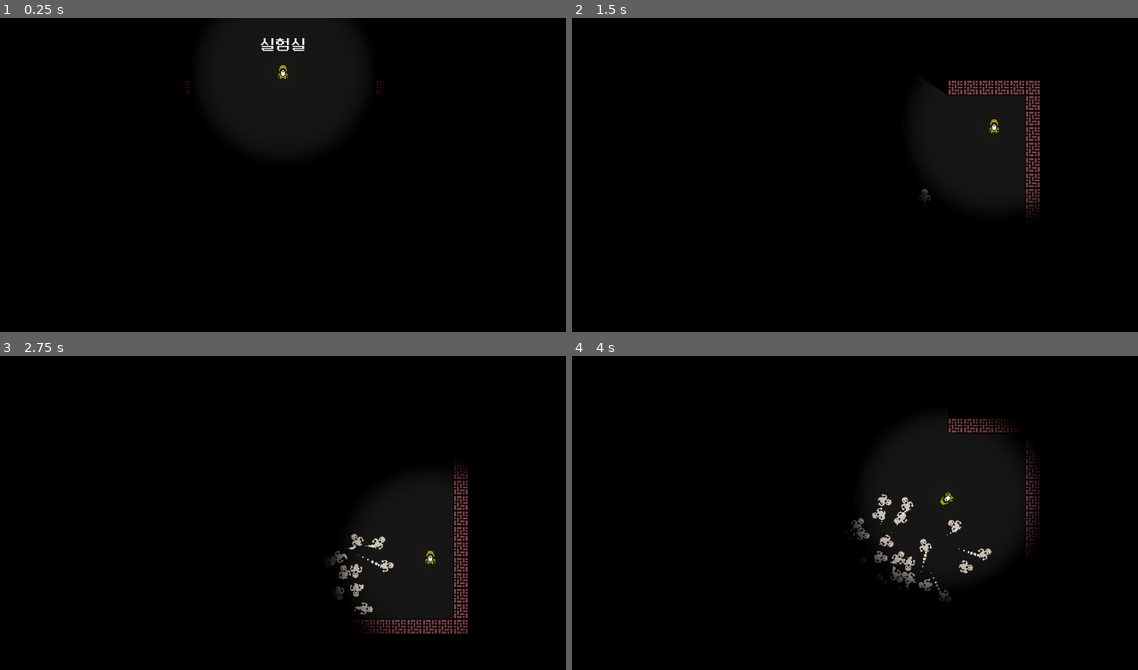
Above: before the commit, frames 1-4 (two rows, left to right).
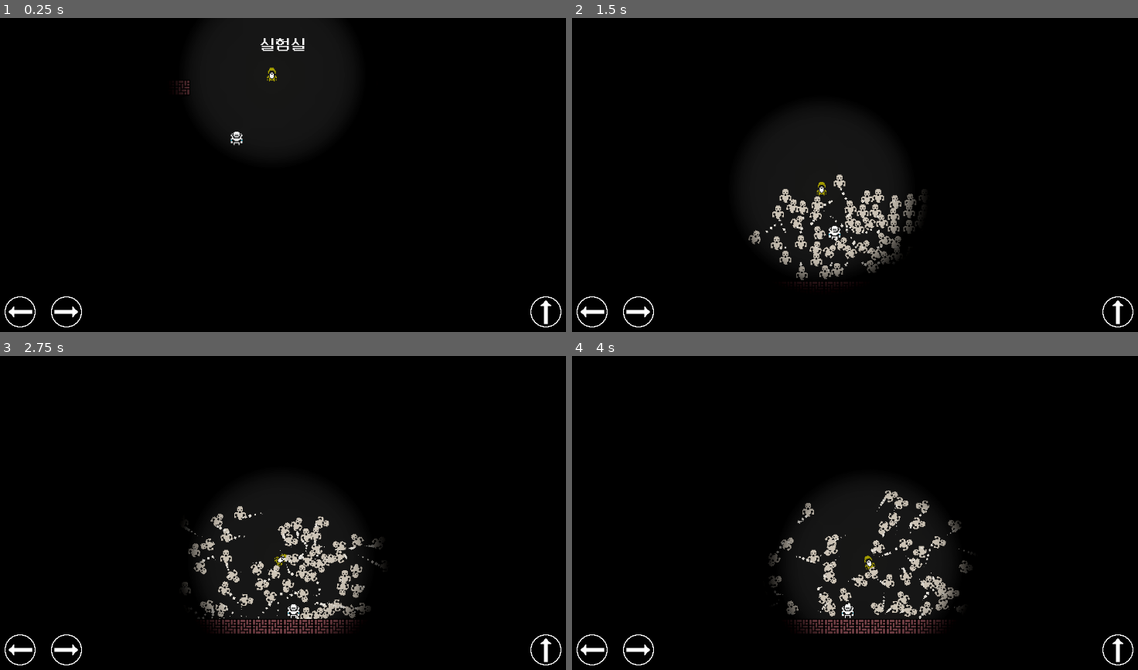
Above: after the commit, the same moments.

Repository: rhdehgks/Defense
Game: Godot game, scene res://game_screen/game.tscn
Same seed, same stepped clock (60 frames per second), same inputs: the game is played once before the commit and once after it.
Inputs (mouse positions are in pixels of both pictures, inside the frame that each line leads up to):
- Up to frame 1 (0.25 s): no input
- Up to frame 2 (1.5 s): move the mouse to (990, 175) at 0.52 s; hold Right (ui_right) 0.53-1.28 s; click (990, 175) at 0.67 s; move the mouse to (730, 209) at 1.27 s; hold Down (ui_down) from 1.28 s (still down); click (730, 209) at 1.42 s
- Up to frame 3 (2.75 s): move the mouse to (345, 453) at 2.02 s; release Down (ui_down) at 2.03 s; hold Right (ui_right) from 2.03 s (still down); click (345, 453) at 2.17 s
- Up to frame 4 (4 s): move the mouse to (826, 600) at 2.77 s; release Right (ui_right) at 2.78 s; hold Up (ui_up) 2.78-3.53 s; click (826, 600) at 2.92 s; move the mouse to (1041, 582) at 3.52 s; hold Left (ui_left) from 3.53 s (still down); click (1041, 582) at 3.67 s

The runs differ from the first frame. In frame 1, 0.7% of the frame differs, in the area x 0-100%, y 15-99%; in frame 2, 4.3%; in frame 3, 5.5%, in the area x 0-100%, y 34-99%; in frame 4, 5.1%.

Commit message:
모바일 터치 버튼 추가

Diff:
--- /dev/null
+++ b/game_screen/astroneer.gd
@@ -0,0 +1,16 @@
+extends RigidBody2D
+
+var direction := Vector2(0, 0)
+var speed := 800
+var jump_strength := 400
+
+func _process(delta):
+	direction = Vector2(
+		int(Input.is_action_pressed("ui_right")) - int(Input.is_action_pressed("ui_left")),
+		0
+	).normalized()
+	if Input.is_action_just_pressed("ui_up"):
+		apply_impulse(Vector2(0, -jump_strength))
+
+func _physics_process(delta):
+	apply_force(direction * speed)
--- /dev/null
+++ b/game_screen/astroneer.tscn
@@ -0,0 +1,32 @@
+[gd_scene load_steps=6 format=3 uid="uid://c02cped3h1jiw"]
+
+[ext_resource type="Script" path="res://game_screen/astroneer.gd" id="1_ewprm"]
+[ext_resource type="Texture2D" uid="uid://sgmkd62pwg6f" path="res://assets/astroneer.png" id="1_w4wu5"]
+[ext_resource type="PackedScene" uid="uid://b58eeuwfrhyr" path="res://game_screen/screen_wrapper.tscn" id="3_h1buo"]
+
+[sub_resource type="PhysicsMaterial" id="PhysicsMaterial_0vbs5"]
+friction = 0.0
+
+[sub_resource type="CircleShape2D" id="CircleShape2D_gjutg"]
+radius = 16.0
+
+[node name="Astroneer" type="Node2D"]
+
+[node name="RigidBody2D" type="RigidBody2D" parent="."]
+position = Vector2(544, 224)
+physics_material_override = SubResource("PhysicsMaterial_0vbs5")
+max_contacts_reported = 5
+contact_monitor = true
+can_sleep = false
+lock_rotation = true
+freeze_mode = 1
+linear_damp = 2.0
+script = ExtResource("1_ewprm")
+
+[node name="Sprite2D" type="Sprite2D" parent="RigidBody2D"]
+texture = ExtResource("1_w4wu5")
+
+[node name="CollisionShape2D" type="CollisionShape2D" parent="RigidBody2D"]
+shape = SubResource("CircleShape2D_gjutg")
+
+[node name="ScreenWrapper" parent="RigidBody2D" instance=ExtResource("3_h1buo")]
--- /dev/null
+++ b/game_screen/fairy.gd
@@ -0,0 +1,35 @@
+extends RigidBody2D
+
+var speed := 800
+var strength := 400
+
+var follow_intensity := 10
+var rotation_intensity := 5
+
+@onready var astroneer: RigidBody2D = $"/root/Game/Screen/World/Astroneer/RigidBody2D"
+@onready var screen_wrapper: ScreenWrapper = $"ScreenWrapper"
+
+func _ready():
+	print(astroneer)
+
+func _physics_process(delta):
+	_follow(astroneer, Vector2(0, -32 * 3), follow_intensity)
+	_keep_angle(0, rotation_intensity)
+
+func _follow(target: Node2D, offset: Vector2, intensity: float):
+	var target_position
+	if screen_wrapper:
+		target_position = screen_wrapper.get_wrapped_position(target.global_position + offset)
+	else:
+		target_position = target.global_position + offset
+	var direction_to_target = global_position.direction_to(target_position)
+	var distance_to_target = global_position.distance_to(target_position)
+	apply_force(direction_to_target * distance_to_target * intensity)
+
+func _keep_angle(angle: float, intensity: float):
+	var angle_difference = fmod(angle - self.rotation, PI * 2)
+	if angle_difference > PI:
+		angle_difference -= PI * 2
+	elif angle_difference < -PI:
+		angle_difference += PI * 2
+	apply_torque_impulse(angle_difference * intensity)
--- /dev/null
+++ b/game_screen/fairy.tscn
@@ -0,0 +1,42 @@
+[gd_scene load_steps=6 format=3 uid="uid://dmnuo5txrupga"]
+
+[ext_resource type="Script" path="res://game_screen/fairy.gd" id="1_nbmj6"]
+[ext_resource type="Texture2D" uid="uid://brcsu66vn2qxu" path="res://assets/grandfather.png" id="2_sebre"]
+[ext_resource type="Texture2D" uid="uid://dhuxch7ibr456" path="res://assets/light.png" id="3_jbojs"]
+
+[sub_resource type="PhysicsMaterial" id="PhysicsMaterial_ej6p6"]
+rough = true
+bounce = 0.3
+
+[sub_resource type="CircleShape2D" id="CircleShape2D_ee871"]
+
+[node name="Fairy" type="Node2D"]
+
+[node name="RigidBody2D" type="RigidBody2D" parent="."]
+physics_material_override = SubResource("PhysicsMaterial_ej6p6")
+gravity_scale = 0.0
+continuous_cd = 2
+max_contacts_reported = 5
+contact_monitor = true
+can_sleep = false
+freeze_mode = 1
+linear_damp = 2.0
+script = ExtResource("1_nbmj6")
+
+[node name="Sprite2D" type="Sprite2D" parent="RigidBody2D"]
+texture = ExtResource("2_sebre")
+
+[node name="CollisionShape2D" type="CollisionShape2D" parent="RigidBody2D"]
+shape = SubResource("CircleShape2D_ee871")
+
+[node name="PointLight2D" type="PointLight2D" parent="RigidBody2D"]
+blend_mode = 2
+shadow_enabled = true
+texture = ExtResource("3_jbojs")
+texture_scale = 2.0
+
+[node name="TileMapLight" type="PointLight2D" parent="RigidBody2D"]
+blend_mode = 2
+range_item_cull_mask = 2
+texture = ExtResource("3_jbojs")
+texture_scale = 2.0
--- a/game_screen/game.tscn
+++ b/game_screen/game.tscn
@@ -1,11 +1,13 @@
-[gd_scene load_steps=13 format=3 uid="uid://c3vpuhsddsbu4"]
+[gd_scene load_steps=15 format=3 uid="uid://daoqqc8duxm3e"]
 
 [ext_resource type="Script" path="res://game_screen/game_screen.gd" id="1_6cie3"]
-[ext_resource type="PackedScene" uid="uid://esounq5240jt" path="res://game_screen/player.tscn" id="2_0nfae"]
+[ext_resource type="PackedScene" uid="uid://dmnuo5txrupga" path="res://game_screen/fairy.tscn" id="2_0nfae"]
 [ext_resource type="Script" path="res://game_screen/fps.gd" id="2_rv8ud"]
 [ext_resource type="FontFile" uid="uid://b3op7qbt8ij11" path="res://assets/fonts/neodgm.ttf" id="2_w4jh1"]
 [ext_resource type="Texture2D" uid="uid://qpsegmc5j3b8" path="res://assets/wall.png" id="3_aen42"]
 [ext_resource type="PackedScene" uid="uid://q811fyeupiqh" path="res://game_screen/ghost.tscn" id="5_sgdfv"]
+[ext_resource type="PackedScene" uid="uid://c02cped3h1jiw" path="res://game_screen/astroneer.tscn" id="7_avu7q"]
+[ext_resource type="PackedScene" uid="uid://dbn3hxkmb7jrk" path="res://game_screen/touch_ui.tscn" id="8_0tdja"]
 
 [sub_resource type="PhysicsMaterial" id="PhysicsMaterial_hvon4"]
 bounce = 1.0
@@ -37,7 +39,7 @@
 glow_levels/1 = 2.0
 glow_levels/2 = 2.0
 glow_levels/3 = 0.0
-glow_intensity = 1.0
+glow_strength = 0.8
 glow_bloom = 0.05
 glow_blend_mode = 1
 
@@ -116,9 +118,8 @@
 horizontal_alignment = 1
 vertical_alignment = 1
 
-[node name="Player" parent="Screen/World" instance=ExtResource("2_0nfae")]
+[node name="Fairy" parent="Screen/World" instance=ExtResource("2_0nfae")]
 position = Vector2(640, 112)
-scale = Vector2(2, 2)
 
 [node name="Ghosts" type="Node2D" parent="Screen/World"]
 
@@ -278,8 +279,12 @@
 format = 2
 layer_0/tile_data = PackedInt32Array(262152, 0, 0, 327688, 0, 0, 393224, 0, 0, 458760, 0, 0, 524296, 0, 0, 589832, 0, 0 …(783 unchanged characters)…
 
+[node name="Astroneer" parent="Screen/World" instance=ExtResource("7_avu7q")]
+
 [node name="CanvasModulate" type="CanvasModulate" parent="."]
 color = Color(0, 0, 0, 1)
 
 [node name="WorldEnvironment" type="WorldEnvironment" parent="."]
 environment = SubResource("Environment_qrmiv")
+
+[node name="TouchUI" parent="." instance=ExtResource("8_0tdja")]
--- a/game_screen/ghost.gd
+++ b/game_screen/ghost.gd
@@ -1,14 +1,10 @@
 extends RigidBody2D
 
 @onready var timer := $Timer
-@onready var screen_size := get_viewport_rect().size
 
 func _ready():
 	timer.wait_time = randf_range(1, 2)
 	timer.start()
-
-func _physics_process(delta):
-	_screen_wrap()
 
 func _on_timer_timeout():
 	apply_impulse(_get_random_direction() * 100)
@@ -16,13 +12,3 @@
 
 func _get_random_direction():
 	return Vector2(randf_range(-1, 1), randf_range(-1, 1)).normalized()
-
-func _screen_wrap():
-	if global_position.x > screen_size.x:
-		global_position.x = 0
-	if global_position.x < 0:
-		global_position.x = screen_size.x
-	if global_position.y > screen_size.y:
-		global_position.y = 0
-	if global_position.y < 0:
-		global_position.y = screen_size.y
--- a/game_screen/ghost.tscn
+++ b/game_screen/ghost.tscn
@@ -1,7 +1,8 @@
-[gd_scene load_steps=8 format=3 uid="uid://q811fyeupiqh"]
+[gd_scene load_steps=9 format=3 uid="uid://q811fyeupiqh"]
 
 [ext_resource type="Script" path="res://game_screen/ghost.gd" id="1_6bt7a"]
 [ext_resource type="Texture2D" uid="uid://bg3rxac0wkkhc" path="res://assets/ghost.png" id="2_hxgm2"]
+[ext_resource type="PackedScene" uid="uid://b58eeuwfrhyr" path="res://game_screen/screen_wrapper.tscn" id="3_3ds6i"]
 
 [sub_resource type="PhysicsMaterial" id="PhysicsMaterial_70uf4"]
 bounce = 0.5
@@ -55,4 +56,6 @@
 [node name="CollisionShape2D" type="CollisionShape2D" parent="RigidBody2D"]
 shape = SubResource("CircleShape2D_gwsap")
 
+[node name="ScreenWrapper" parent="RigidBody2D" instance=ExtResource("3_3ds6i")]
+
 [connection signal="timeout" from="RigidBody2D/Timer" to="RigidBody2D" method="_on_timer_timeout" flags=18]
--- a/game_screen/player.gd
+++ /dev/null
@@ -1,21 +0,0 @@
-extends RigidBody2D
-
-var direction := Vector2(0, 0)
-var speed := 800
-var strength := 400
-
-
-func _process(delta):
-	direction = Vector2(
-		int(Input.is_action_pressed("ui_right")) - int(Input.is_action_pressed("ui_left")),
-		int(Input.is_action_pressed("ui_down")) - int(Input.is_action_pressed("ui_up"))
-	).normalized()
-
-func _physics_process(delta):
-	apply_force(direction * speed)
-
-func _input(event):
-	if event is InputEventScreenTouch:
-		if event.is_pressed():
-			direction = (get_global_mouse_position() - global_position).normalized()
-			apply_impulse(direction * strength)
--- a/game_screen/player.tscn
+++ /dev/null
@@ -1,41 +0,0 @@
-[gd_scene load_steps=6 format=3 uid="uid://esounq5240jt"]
-
-[ext_resource type="Script" path="res://game_screen/player.gd" id="1_agkeo"]
-[ext_resource type="Texture2D" uid="uid://brcsu66vn2qxu" path="res://assets/grandfather.png" id="2_sebre"]
-[ext_resource type="Texture2D" uid="uid://dhuxch7ibr456" path="res://assets/light.png" id="3_jbojs"]
-
-[sub_resource type="PhysicsMaterial" id="PhysicsMaterial_ej6p6"]
-rough = true
-
-[sub_resource type="CircleShape2D" id="CircleShape2D_ee871"]
-
-[node name="Player" type="Node2D"]
-
-[node name="RigidBody2D" type="RigidBody2D" parent="."]
-physics_material_override = SubResource("PhysicsMaterial_ej6p6")
-gravity_scale = 0.0
-continuous_cd = 2
-max_contacts_reported = 5
-contact_monitor = true
-can_sleep = false
-freeze_mode = 1
-linear_damp = 2.0
-script = ExtResource("1_agkeo")
-
-[node name="Sprite2D" type="Sprite2D" parent="RigidBody2D"]
-texture = ExtResource("2_sebre")
-
-[node name="CollisionShape2D" type="CollisionShape2D" parent="RigidBody2D"]
-shape = SubResource("CircleShape2D_ee871")
-
-[node name="PointLight2D" type="PointLight2D" parent="RigidBody2D"]
-blend_mode = 2
-shadow_enabled = true
-texture = ExtResource("3_jbojs")
-texture_scale = 2.0
-
-[node name="TileMapLight" type="PointLight2D" parent="RigidBody2D"]
-blend_mode = 2
-range_item_cull_mask = 2
-texture = ExtResource("3_jbojs")
-texture_scale = 2.0
--- /dev/null
+++ b/game_screen/screen_wrapper.gd
@@ -0,0 +1,27 @@
+extends Node2D
+
+class_name ScreenWrapper
+
+@onready var _screen_size := get_viewport_rect().size
+@onready var _parent := $".."
+
+func _physics_process(delta):
+	_screen_wrap()
+
+func _screen_wrap():
+	_parent.global_position.x = fmod(_parent.global_position.x + _screen_size.x, _screen_size.x)
+	_parent.global_position.y = fmod(_parent.global_position.y + _screen_size.y, _screen_size.y)
+
+func get_wrapped_position(position: Vector2) -> Vector2:
+	var wrapped_position := position
+	if abs(position.x - _parent.global_position.x) > _screen_size.x / 2:
+		if position.x > _parent.global_position.x:
+			wrapped_position.x = position.x - _screen_size.x
+		else:
+			wrapped_position.x = position.x + _screen_size.x
+	if abs(position.y - _parent.global_position.y) > _screen_size.y / 2:
+		if position.y > _parent.global_position.y:
+			wrapped_position.y = position.y - _screen_size.y
+		else:
+			wrapped_position.y = position.y + _screen_size.y
+	return wrapped_position
--- /dev/null
+++ b/game_screen/screen_wrapper.tscn
@@ -0,0 +1,6 @@
+[gd_scene load_steps=2 format=3 uid="uid://b58eeuwfrhyr"]
+
+[ext_resource type="Script" path="res://game_screen/screen_wrapper.gd" id="1_oejn2"]
+
+[node name="ScreenWrapper" type="Node2D"]
+script = ExtResource("1_oejn2")
--- /dev/null
+++ b/game_screen/touch_ui.tscn
@@ -0,0 +1,22 @@
+[gd_scene load_steps=2 format=3 uid="uid://dbn3hxkmb7jrk"]
+
+[ext_resource type="Texture2D" uid="uid://d1yyjbgfme3jd" path="res://assets/left.png" id="1_h0ky5"]
+
+[node name="TouchUI" type="CanvasLayer"]
+
+[node name="TouchScreenButton" type="TouchScreenButton" parent="."]
+position = Vector2(64, 576)
+texture_normal = ExtResource("1_h0ky5")
+action = "ui_left"
+
+[node name="TouchScreenButton2" type="TouchScreenButton" parent="."]
+position = Vector2(224, 640)
+rotation = 3.14159
+texture_normal = ExtResource("1_h0ky5")
+action = "ui_right"
+
+[node name="TouchScreenButton3" type="TouchScreenButton" parent="."]
+position = Vector2(1216, 576)
+rotation = 1.5708
+texture_normal = ExtResource("1_h0ky5")
+action = "ui_up"
--- /dev/null
+++ b/game_screen/world_wrapper.gd
@@ -0,0 +1,11 @@
+extends Node2D
+
+@onready var _screen_size := get_viewport_rect().size
+
+
+
+func _draw():
+	for x in range(-1, 2):
+		for y in range(-1, 2):
+			if x != 0 or y != 0:
+				draw_texture(get_viewport().get_texture(), _screen_size * Vector2(x, y))
Binary file added: assets/astroneer.png
Not shown, added: assets/astroneer.png.import
Binary file added: assets/left.png
Not shown, added: assets/left.png.import
Binary file added: assets/right.png
Not shown, added: assets/right.png.import
Not shown, changed: export/apk/Defense.apk
Not shown, changed: export/apk/Defense.apk.idsig
